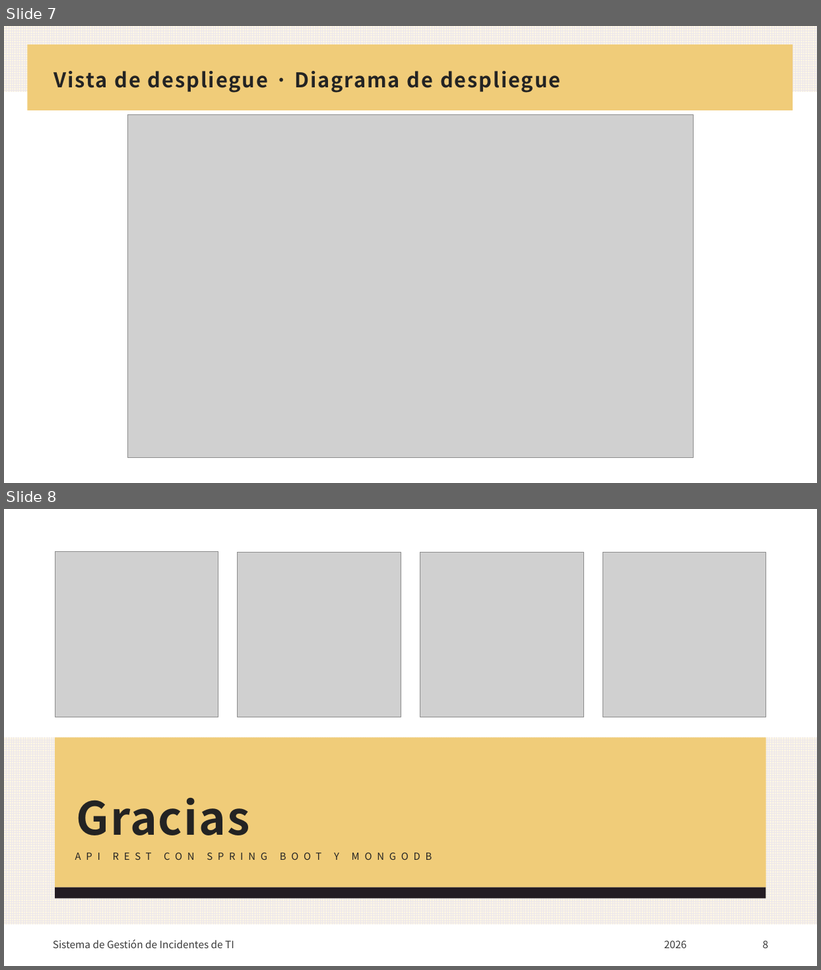
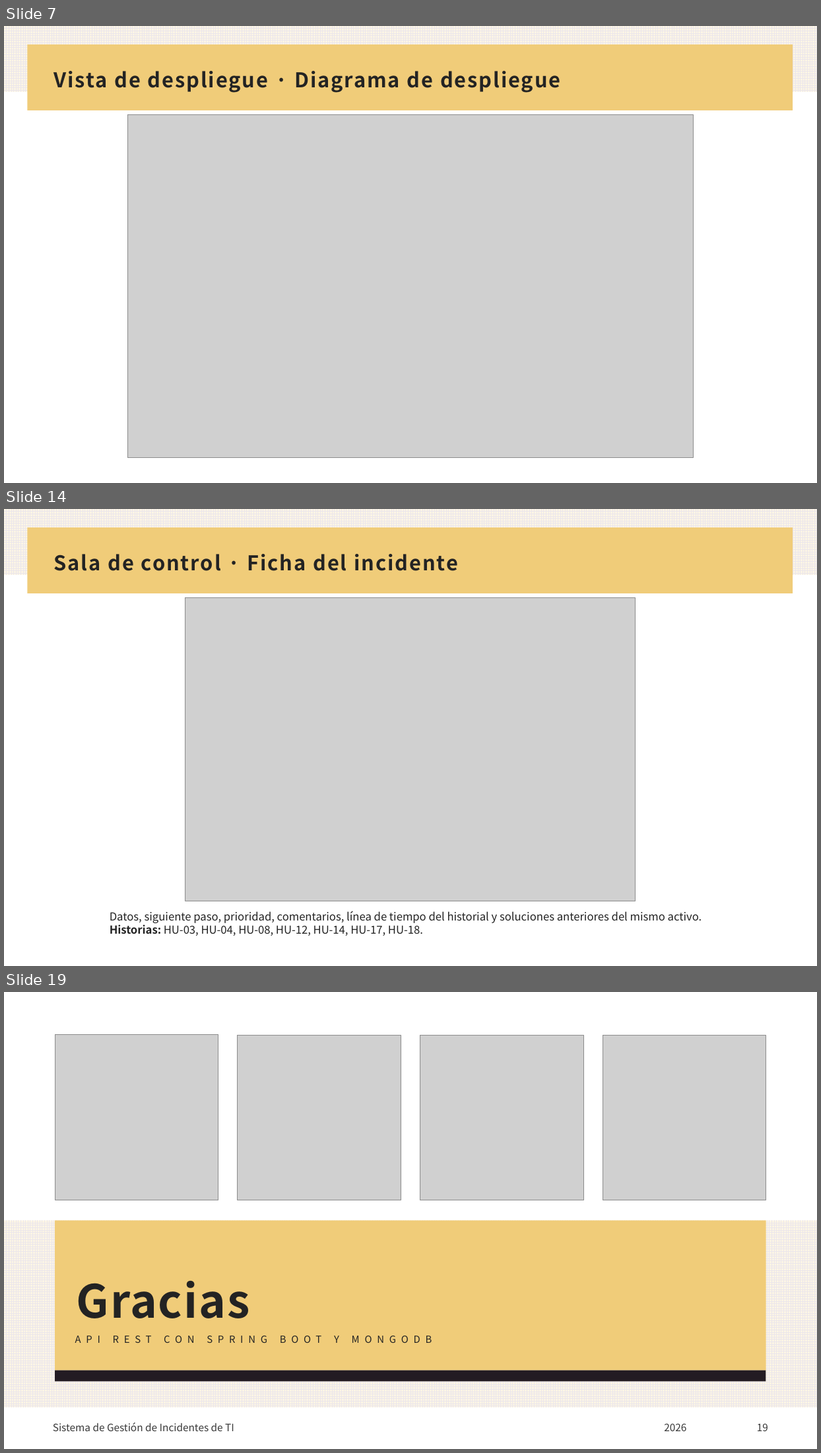
Before and after one commit to Hurtado43/Backend-Gestion-de-incidentes, a slide deck: docs/Presentacion - Sistema de Gestion de Incidentes de TI.pptx. Shown one above the other, each under a label of ours: slides 7 and 8 before the commit, slides 7, 14 and 19 after it; the slides between them are not shown. The pictures are 821x970 and 821x1453 pixels, drawn with LibreOffice and Linux fonts; fonts in the diff are those of the drawing; grey boxes stand for pictures. Boxes give left, top, right and bottom in pixels: in the first picture for what was removed or moved away, otherwise in the second. Text is boxed around its words. In the diff, an @@ line names an element or a change of style, - is before the commit and + after.

Commit message:
Presentación con historias de usuario y capturas de la sala de control
Agrega el resumen por épica, las 25 historias, un ejemplo con criterios de
aceptación (HU-19) y una diapositiva por pantalla con las historias que cubre.

```diff
--- a/docs/Presentacion - Sistema de Gestion de Incidentes de TI.pptx
+++ b/docs/Presentacion - Sistema de Gestion de Incidentes de TI.pptx
@@ slide 14 added at <box>4,509,817,966</box>, background #FFFFFF; not listed: 2 template elements that a slide beside it also shows @@
@@ title added at <box>54,554,458,571</box>, 24 pt, text #232323, bold @@
+Sala de control · Ficha del incidente
@@ picture added at <box>186,597,636,901</box> @@
@@ text added at <box>110,911,702,936</box>, 13 pt, text #232323 @@
+Datos, siguiente paso, prioridad, comentarios, línea de tiempo del historial y soluciones anteriores del mismo activo. Historias: HU‑03, HU‑04, HU‑08, HU‑12, HU‑14, HU‑17, HU‑18.
@@ what was slide 8 is now slide 19 @@
@@ page number at <box>757,1424,768,1432</box>: text changed @@
-8
+19
```
Also in this commit, not shown: 10 other slides added.
